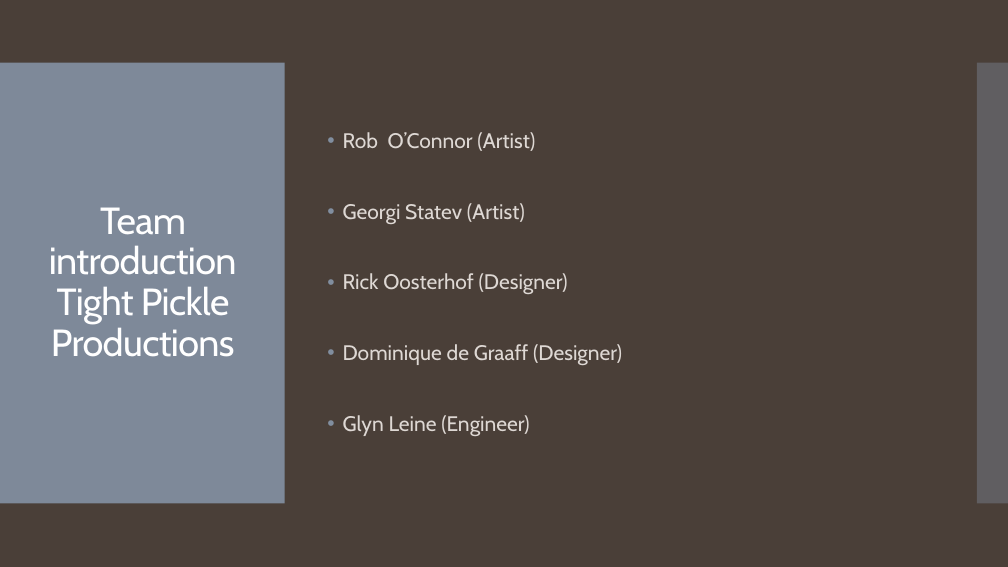
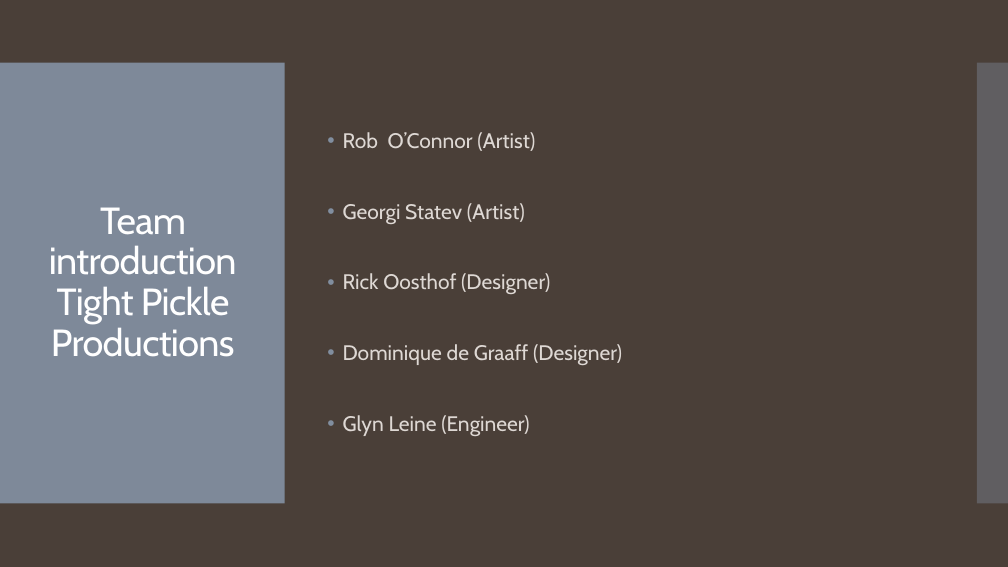
Before and after one commit to GlynLeine/lift-off, a slide deck: slide 2 of Presentations/MugShot Concept Pitch.pptx. Drawn at 1008x567 pixels with LibreOffice and Linux fonts; fonts in the diff are those of the drawing. Boxes give left, top, right and bottom in pixels: in the first picture for what was removed or moved away, otherwise in the second. Text is boxed around its words. In the diff, an @@ line names an element or a change of style, - is before the commit and + after.

```diff
--- a/Presentations/MugShot Concept Pitch.pptx
+++ b/Presentations/MugShot Concept Pitch.pptx
@@ text at (x1=343, y1=273, x2=550, y2=294): text changed @@
-• Rick Oosterhof (Designer)
+• Rick Oosthof (Designer)
```
Also in this commit, not shown: 2 slides added, 1 slide removed.
